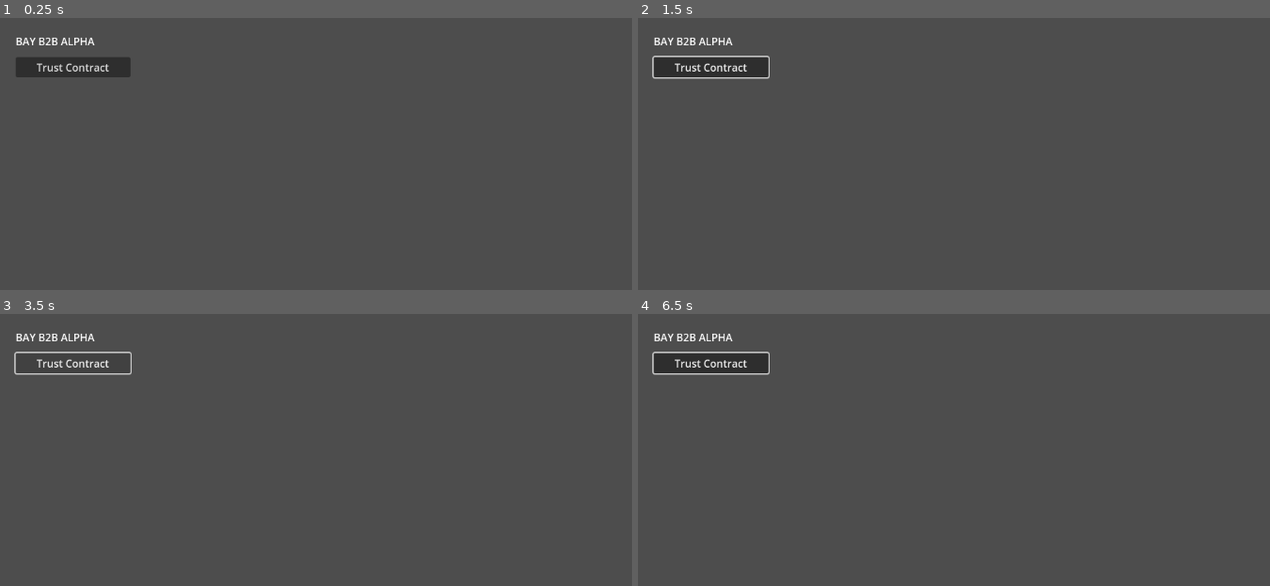
Above: before the commit, frames 1-4 (two rows, left to right).
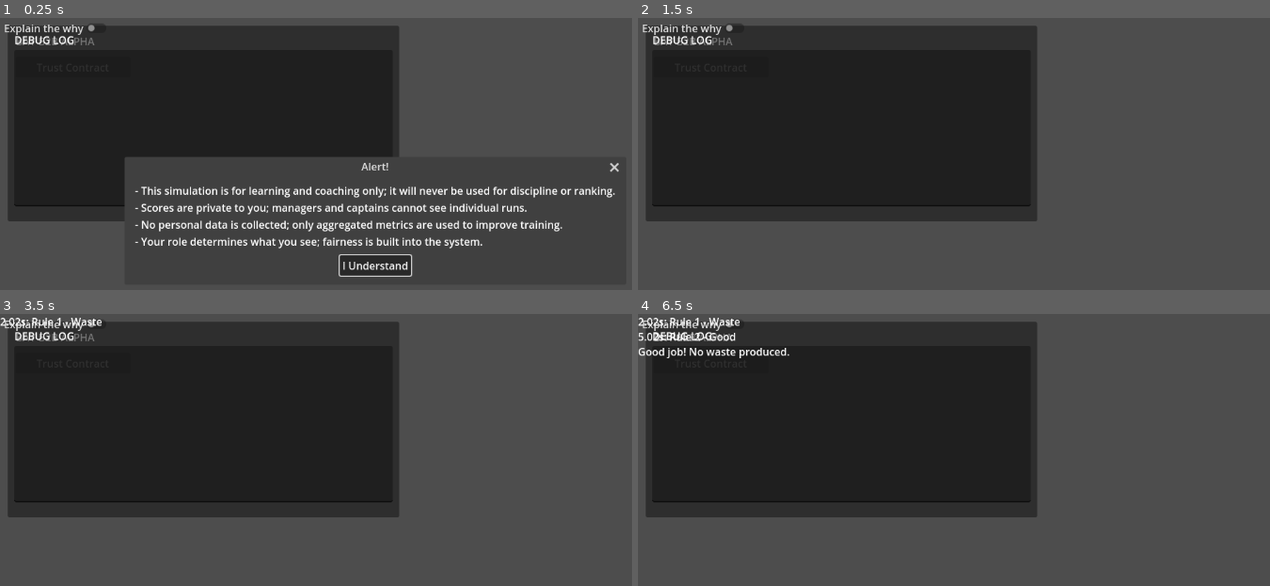
Above: after the commit, the same moments.

Repository: donotworryitisme-boop/wots-alpha
Game: Godot game, scene res://scenes/Main.tscn
Two runs of this game, one before a commit and one after it. Both use one fixed random seed, a clock stepped at 60 frames per second and the inputs below.
Inputs (mouse positions are in pixels of both pictures, inside the frame that each line leads up to):
- Up to frame 1 (0.25 s): no input
- Up to frame 2 (1.5 s): click "Trust Contract" at 0.5 s; click (1010, 265) at 1.25 s, where only the run after the commit has a clickable "I Understand"
- Up to frame 3 (3.5 s): click (56, 324) at 2 s, where only the run after the commit has a clickable "Explain the why"; click "Trust Contract" at 2.75 s
- Up to frame 4 (6.5 s): click (694, 324) at 3.5 s, where only the run after the commit has a clickable "Explain the why"; click "Trust Contract" at 4.25 s; click (694, 324) at 5 s, where only the run after the commit has a clickable "Explain the why"; tap Enter at 5.75 s

The runs differ from the first frame. In frame 1, 38% of the frame differs, in the area x 0-98%, y 2-96%; in frame 2, 43%; in frame 3, 44%, in the area x 0-64%, y 1-75%; in frame 4, 43%.
Error before the commit: Parse Error: Cannot assign a new value to a constant. (res://scenes/Main.gd:42)

Commit message:
BAY-ALPHA-FIXING-ISSUES-STILL

Diff:
--- a/scenes/Main.gd
+++ b/scenes/Main.gd
@@ -1,83 +1,58 @@
 extends Control
 
-const DEBUG_OVERLAY_SCENE: PackedScene   = preload("res://debug/DebugOverlay.tscn")
-const SessionManagerClass                = preload("res://core/session/SessionManager.gd")
-const FeedbackLayerScene: PackedScene    = preload("res://ui/FeedbackLayer.tscn")
+const DEBUG_OVERLAY_SCENE: PackedScene    = preload("res://debug/DebugOverlay.tscn")
+const SessionManagerClass                 = preload("res://core/session/SessionManager.gd")
+const FeedbackLayerScene: PackedScene     = preload("res://ui/FeedbackLayer.tscn")
 
 var session_manager: SessionManager
 var feedback_layer: FeedbackLayer
 
 func _ready() -> void:
-	# Debug overlay (only in debug builds)
+	# Show debug overlay in debug builds only
 	if OS.is_debug_build():
 		var overlay = DEBUG_OVERLAY_SCENE.instantiate()
 		add_child(overlay)
 
-	# Create the session manager
+	# Instantiate session manager and feedback layer
 	session_manager = SessionManagerClass.new()
 	add_child(session_manager)
 
-	# Create the feedback layer and assign it
 	feedback_layer = FeedbackLayerScene.instantiate()
 	add_child(feedback_layer)
 	session_manager.feedback_layer = feedback_layer
 
-	# Show Trust Contract if not yet accepted
+	# Show trust contract if needed
 	show_trust_contract_if_needed()
 
 func show_trust_contract_if_needed() -> void:
 	var path := "user://trust_contract_seen.dat"
 	if FileAccess.file_exists(path):
-		# Already accepted: start session immediately
+		# Already accepted; start the session
 		start_training_session()
 	else:
 		show_trust_contract()
 
 func show_trust_contract() -> void:
-	# Create a modal popup panel with the contract text
-	var popup := PopupPanel.new()
-	popup.name = "TrustContractPopup"
-	popup.anchor_right = 1.0
-	popup.anchor_bottom = 1.0
-	popup.popup_centered_ratio = 0.8  # Makes the popup fill most of the screen
+	# Use AcceptDialog for the trust contract overlay
+	var dialog := AcceptDialog.new()
+	dialog.name = "TrustContractDialog"
+	dialog.dialog_text = "- This simulation is for learning and coaching only; it will never be used for discipline or ranking.\n- Scores are private to you; managers and captains cannot see individual runs.\n- No personal data is collected; only aggregated metrics are used to improve training.\n- Your role determines what you see; fairness is built into the system."
+	dialog.get_ok_button().text = "I Understand"
+	dialog.connect("confirmed", Callable(self, "_on_trust_contract_confirmed"))
+	add_child(dialog)
+	dialog.popup_centered()  # Center the dialog on screen
 
-	# Add the explanatory text
-	var label := Label.new()
-	label.autowrap = true
-	label.text = "- This simulation is for learning and coaching only; it will never be used for discipline or ranking.\n- Scores are private to you; managers and captains cannot see individual runs.\n- No personal data is collected; only aggregated metrics are used to improve training.\n- Your role determines what you see; fairness is built into the system."
-	label.anchor_left = 0.05
-	label.anchor_top = 0.05
-	label.anchor_right = 0.95
-	label.anchor_bottom = 0.75
-	popup.add_child(label)
-
-	# Add the acceptance button
-	var button := Button.new()
-	button.text = "I Understand"
-	button.anchor_left = 0.35
-	button.anchor_top = 0.8
-	button.anchor_right = 0.65
-	button.anchor_bottom = 0.9
-	popup.add_child(button)
-	button.connect("pressed", Callable(self, "_on_trust_contract_button_pressed"), [popup])
-
-	# Add the popup to the scene and show it
-	add_child(popup)
-	popup.popup_centered()
-
-func _on_trust_contract_button_pressed(popup: PopupPanel) -> void:
+func _on_trust_contract_confirmed() -> void:
 	# Persist acceptance so the contract isn’t shown again
 	var file := FileAccess.open("user://trust_contract_seen.dat", FileAccess.WRITE)
 	file.store_string("1")
 	file.close()
-	# Remove the popup
-	popup.queue_free()
-	# Start the training session
+	# Start the session
 	start_training_session()
 
 func start_training_session() -> void:
 	session_manager.start_session()
 
-# Exposed method to reopen the Trust Contract from BayUI
 func show_trust_contract_again() -> void:
+	# Allows re-opening the trust contract from the UI
 	show_trust_contract()
